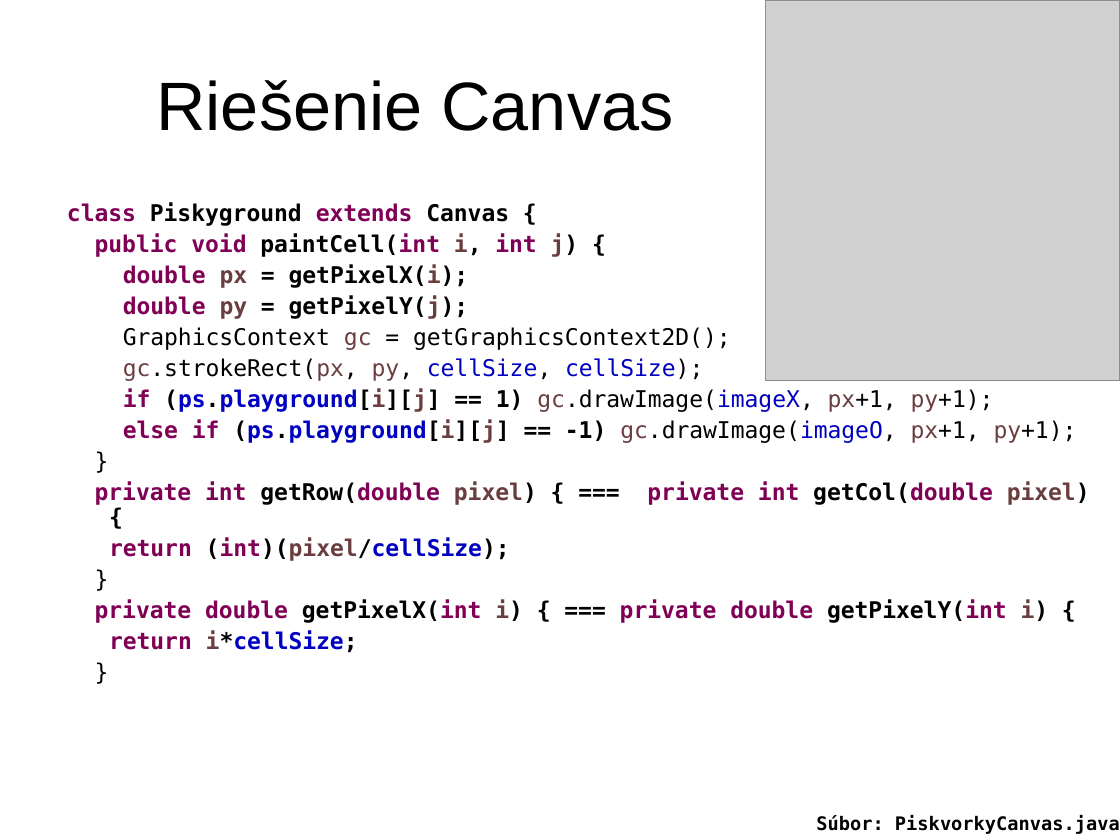
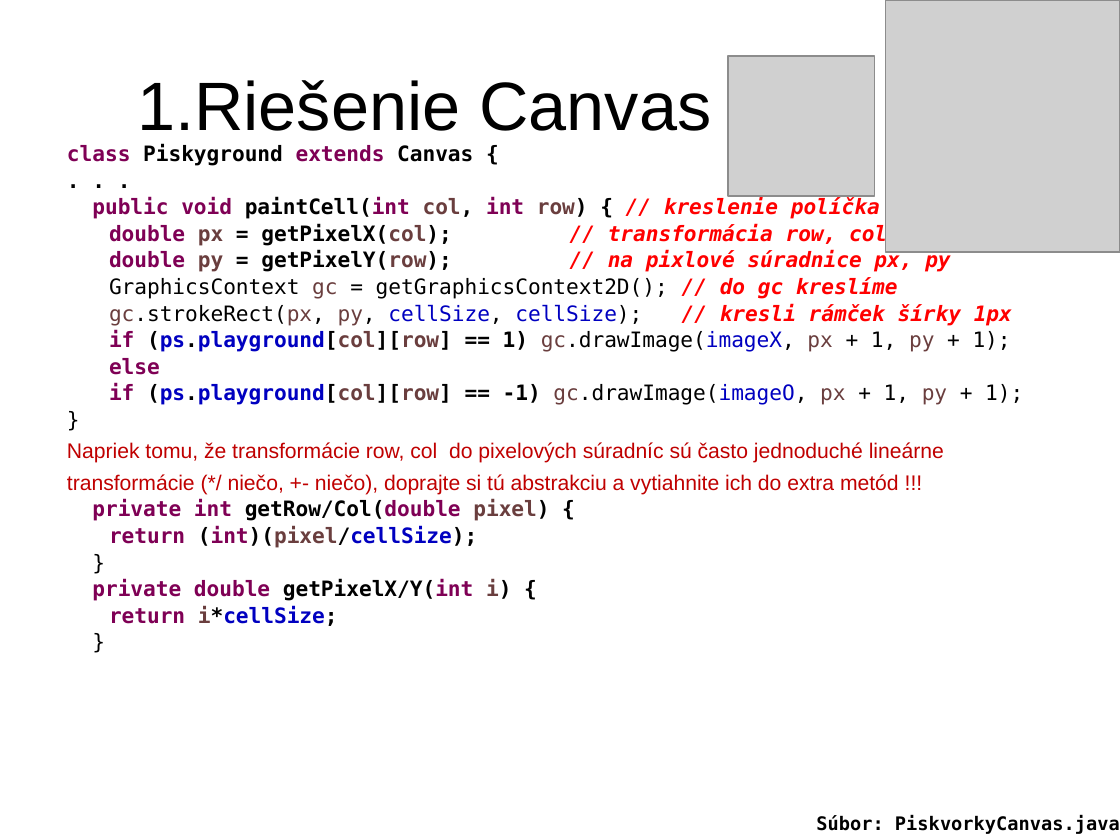
Before and after one commit to Programovanie4/Prednasky, a slide deck: slide 31 of 10/10_java.ppt (slide 28 before the commit). Drawn at 1120x840 pixels with LibreOffice and Linux fonts; fonts in the diff are those of the drawing; grey boxes stand for pictures. Boxes give left, top, right and bottom in pixels: in the first picture for what was removed or moved away, otherwise in the second. Text is boxed around its words. In the diff, an @@ line names an element or a change of style, - is before the commit and + after.

```diff
--- a/10/10_java.ppt
+++ b/10/10_java.ppt
@@ picture: place and size @@
-picture at bbox=[765, 0, 1120, 381]
+picture at bbox=[885, 0, 1120, 252]
@@ picture added at bbox=[728, 56, 875, 196] @@
@@ title at bbox=[137, 80, 711, 131]: text changed @@
-Riešenie Canvas
+1.Riešenie Canvas
@@ text "class Piskyground extends Canvas {": place and size @@
-text "class Piskyground extends Canvas {" at bbox=[67, 202, 1090, 653]
+text "class Piskyground extends Canvas {" at bbox=[67, 144, 1023, 626]
@@ text at bbox=[67, 144, 477, 626]: size 14.8 to 13.6 pt in "class Piskyground extends Canvas {", "}", "return (int)(pixel/cellSize);", "}" and 2 more places; line spacing 0.9 to 0.8 @@
@@ text at bbox=[92, 197, 1023, 405]: text changed; size 14.8 to 13.6 pt; bold on @@
-public void paintCell(int i, int j) {
-double px = getPixelX(i);
-double py = getPixelY(j);
-GraphicsContext gc = getGraphicsContext2D();
-gc.strokeRect(px, py, cellSize, cellSize);
-if (ps.playground[i][j] == 1) gc.drawImage(imageX, px+1, py+1);
-else if (ps.playground[i][j] == -1) gc.drawImage(imageO, px+1, py+1);
+. . .
+public void paintCell(int col, int row) { // kreslenie políčka
+double px = getPixelX(col); // transformácia row, col
+double py = getPixelY(row); // na pixlové súradnice px, py
+GraphicsContext gc = getGraphicsContext2D(); // do gc kreslíme
+gc.strokeRect(px, py, cellSize, cellSize); // kresli rámček šírky 1px
+if (ps.playground[col][row] == 1) gc.drawImage(imageX, px + 1, py + 1);
+else
+if (ps.playground[col][row] == -1) gc.drawImage(imageO, px + 1, py + 1);
@@ text at bbox=[67, 442, 944, 521]: text changed; size 14.8 to 13.6 pt; font DejaVu Sans Mono to Arial; text colour #7F0055 to #C00000; bold off @@
-private int getRow(double pixel) { === private int getCol(double pixel) {
+Napriek tomu, že transformácie row, col do pixelových súradníc sú často jednoduché lineárne
+transformácie (*/ niečo, +- niečo), doprajte si tú abstrakciu a vytiahnite ich do extra metód !!!
+private int getRow/Col(double pixel) {
@@ text at bbox=[92, 579, 511, 601]: text changed; size 14.8 to 13.6 pt @@
-private double getPixelX(int i) { === private double getPixelY(int i) {
+private double getPixelX/Y(int i) {
```
Also in this commit, not shown: 11 other slides changed, 10 slides added, 2 slides removed, 1 other file.
